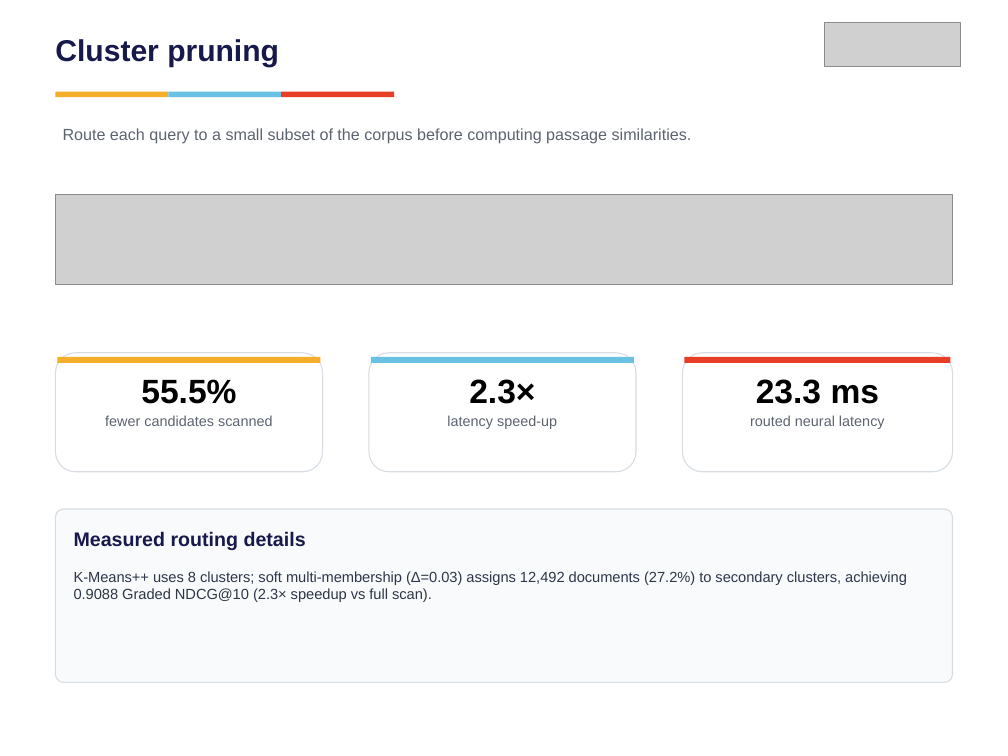
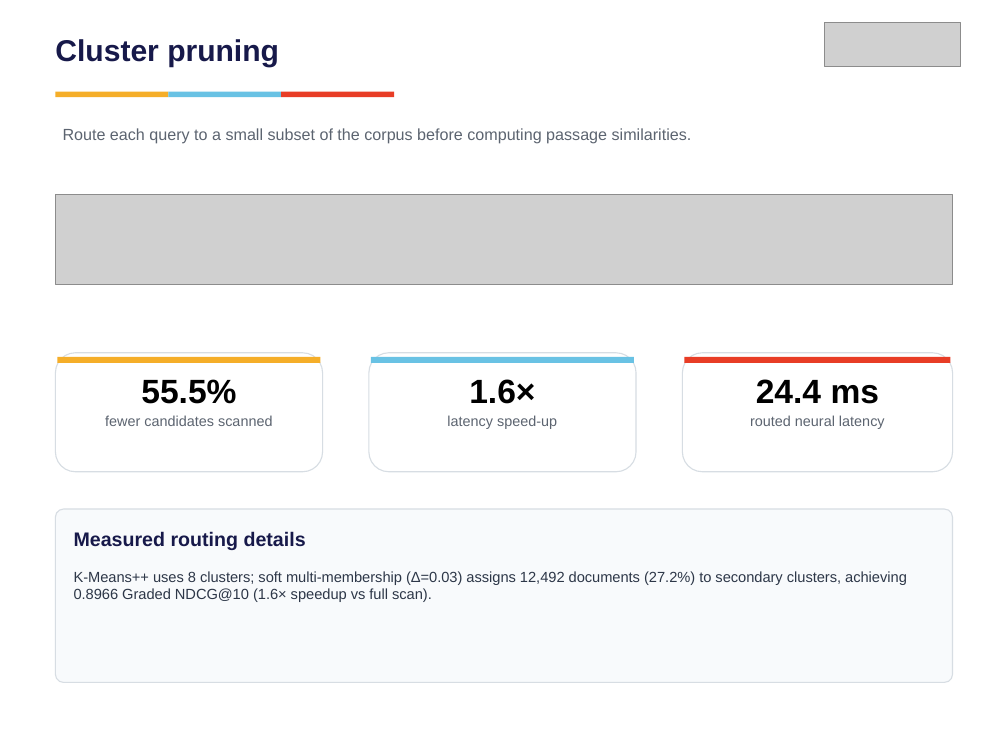
Before and after one commit to vishrutbhushan/ir-benchmark, a slide deck: slide 7 of presentation/IR_Benchmark_Presentation.pptx. Drawn at 1008x756 pixels with LibreOffice and Linux fonts; fonts in the diff are those of the drawing; grey boxes stand for pictures. Boxes give left, top, right and bottom in pixels: in the first picture for what was removed or moved away, otherwise in the second. Text is boxed around its words. In the diff, an @@ line names an element or a change of style, - is before the commit and + after.

```diff
--- a/presentation/IR_Benchmark_Presentation.pptx
+++ b/presentation/IR_Benchmark_Presentation.pptx
@@ text at box(469, 379, 535, 404): text changed @@
-2.3×
+1.6×
@@ text at box(756, 379, 880, 404): text changed @@
-23.3 ms
+24.4 ms
@@ text at box(74, 571, 907, 602): text changed @@
-K-Means++ uses 8 clusters; soft multi-membership (Δ=0.03) assigns 12,492 documents (27.2%) to secondary clusters, achieving 0.9088 Graded NDCG@10 (2.3× speedup vs full scan).
+K-Means++ uses 8 clusters; soft multi-membership (Δ=0.03) assigns 12,492 documents (27.2%) to secondary clusters, achieving 0.8966 Graded NDCG@10 (1.6× speedup vs full scan).
```
Also in this commit, not shown: 8 other slides changed, 5 other files.
